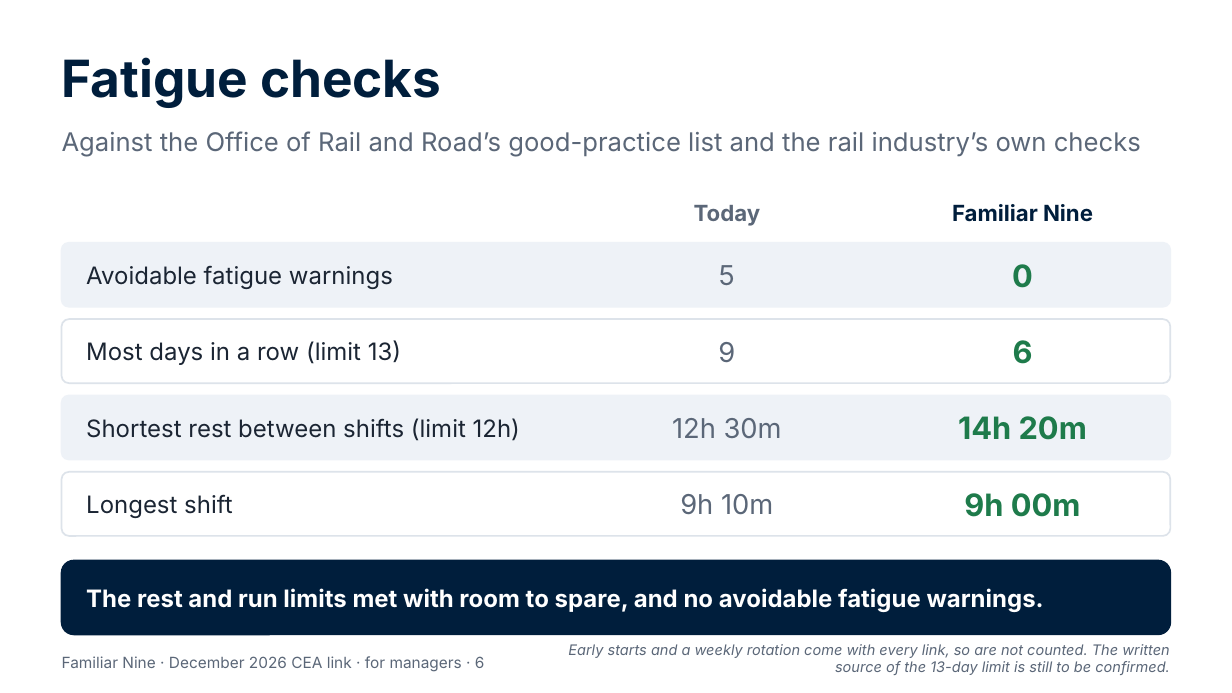
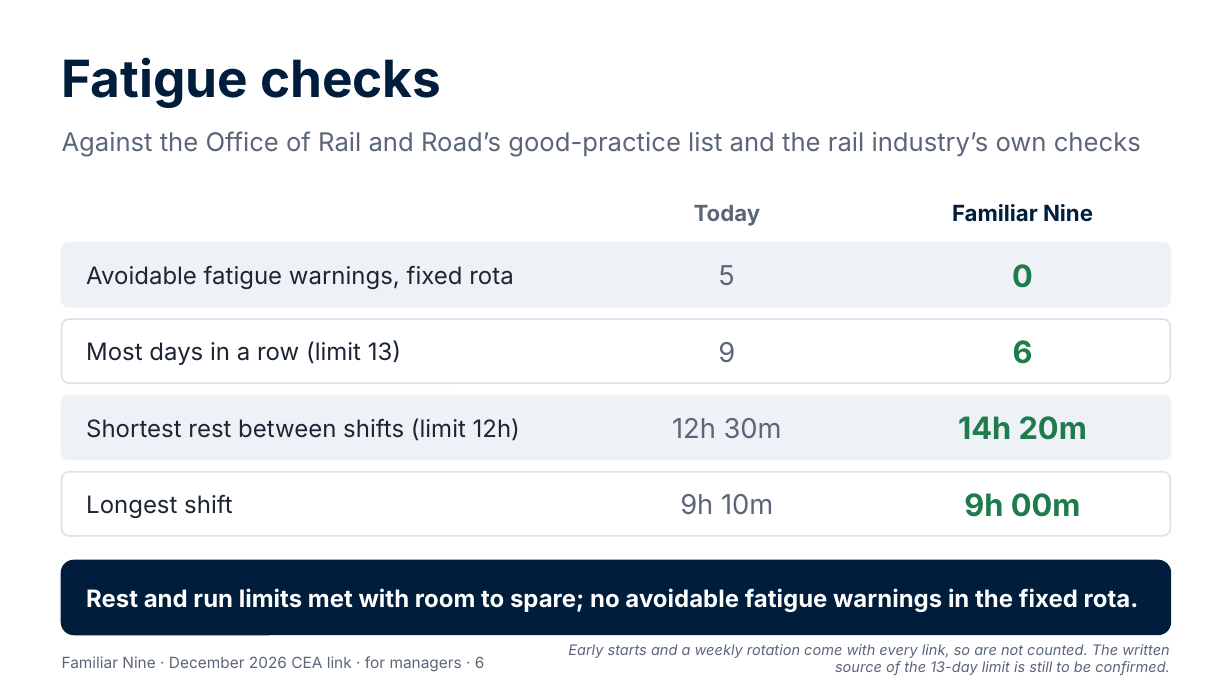
Before and after one commit to Garethdavidmiller/roster-app, a slide deck: slide 6 of docs/proposals/presentations/Familiar-Nine-for-managers.pptx. Drawn at 1232x693 pixels with LibreOffice and Linux fonts; fonts in the diff are those of the drawing. Boxes give left, top, right and bottom in pixels: in the first picture for what was removed or moved away, otherwise in the second. Text is boxed around its words. In the diff, an @@ line names an element or a change of style, - is before the commit and + after.

```diff
--- a/docs/proposals/presentations/Familiar-Nine-for-managers.pptx
+++ b/docs/proposals/presentations/Familiar-Nine-for-managers.pptx
@@ text at box(86, 265, 513, 289): text changed @@
-Avoidable fatigue warnings
+Avoidable fatigue warnings, fixed rota
@@ text at box(86, 588, 1139, 612): text changed @@
-The rest and run limits met with room to spare, and no avoidable fatigue warnings.
+Rest and run limits met with room to spare; no avoidable fatigue warnings in the fixed rota.
```
Also in this commit, not shown: 3 other slides changed, 19 other files.
